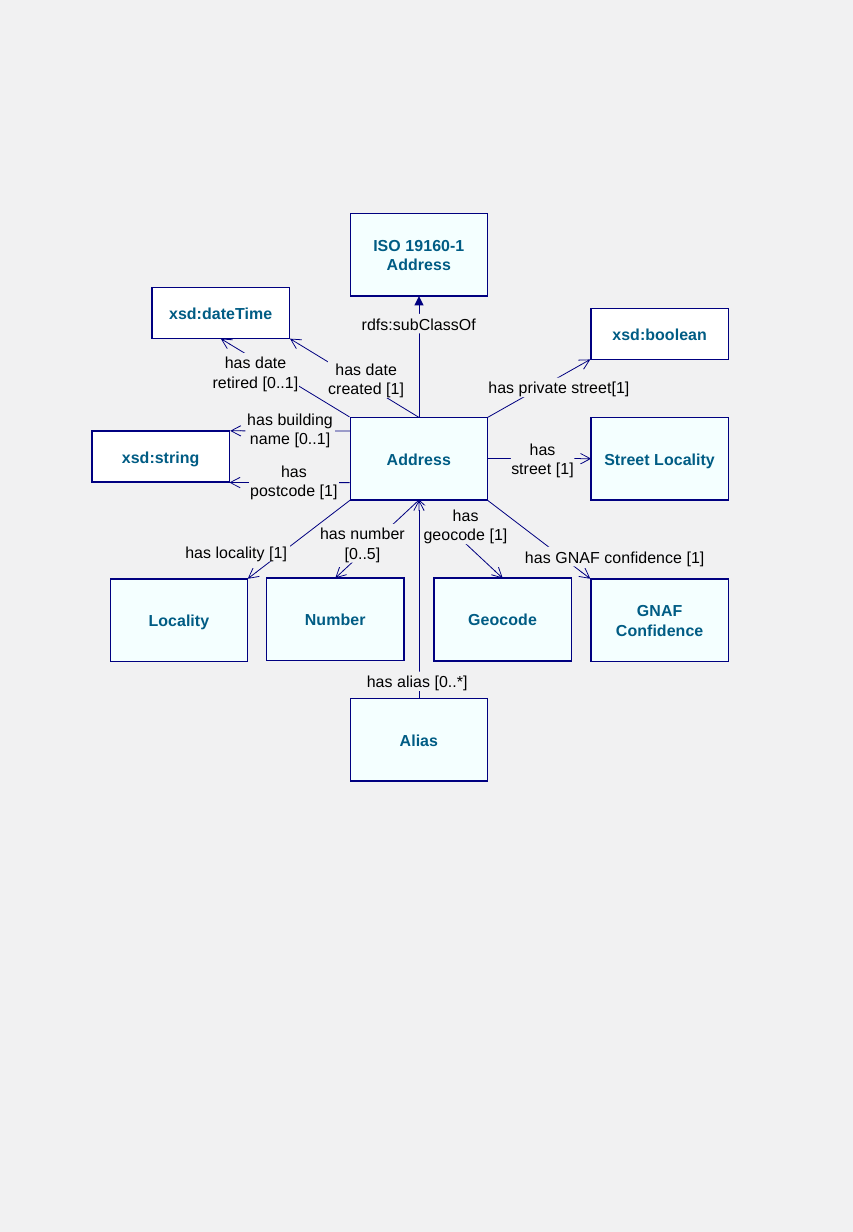
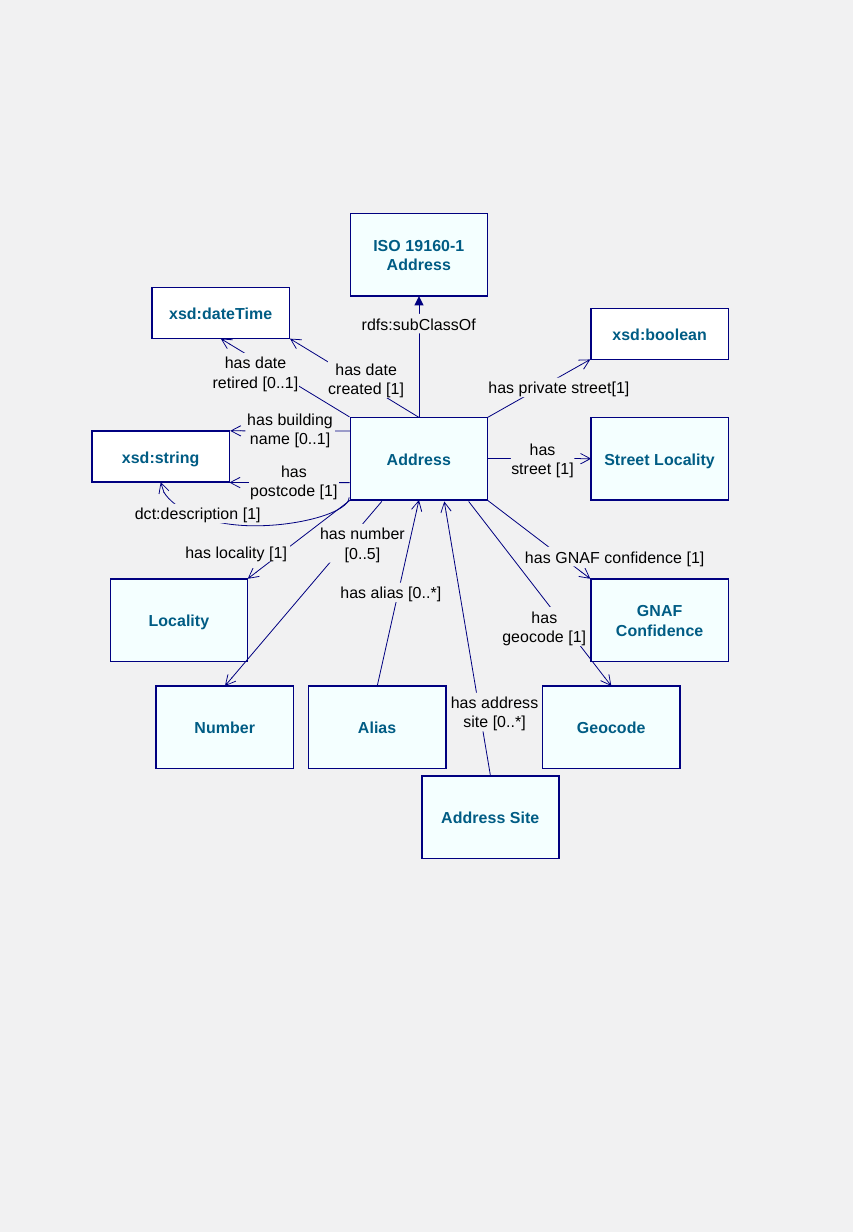
Before and after one commit to AGLDWG/gnaf-ont, a slide deck: slide 3 of docs/diagrams.pptx. Drawn at 853x1232 pixels with LibreOffice and Linux fonts; fonts in the diff are those of the drawing. Boxes give left, top, right and bottom in pixels: in the first picture for what was removed or moved away, otherwise in the second. Text is boxed around its words. In the diff, an @@ line names an element or a change of style, - is before the commit and + after.

```diff
--- a/docs/diagrams.pptx
+++ b/docs/diagrams.pptx
@@ text added at [135, 507, 261, 523], 10.1 pt, text #000000 @@
+dct:description [1]
@@ curved arrow added from (349, 497) to (160, 482), #000080 0.5 pt @@
@@ arrow moved from (419, 500) - (336, 578) to (382, 502) - (225, 686) @@
@@ arrow moved from (419, 698) - (419, 500) to (378, 686) - (419, 500) @@
@@ arrow added from (490, 776) to (445, 502), #000080 0.5 pt @@
@@ arrow moved from (419, 500) - (503, 578) to (469, 502) - (612, 686) @@
@@ text "has alias [0..*]": place and size @@
-text "has alias [0..*]" at [367, 675, 468, 691]
+text "has alias [0..*]" at [340, 586, 441, 602]
@@ text "has geocode [1]" rewrapped from [423, 505, 508, 544] to [502, 611, 586, 646] @@
@@ rectangle "Number": place and size @@
-rectangle "Number" at [267, 578, 405, 661]
+rectangle "Number" at [156, 686, 293, 769]
@@ rectangle "Alias": place and size @@
-rectangle "Alias" at [350, 698, 488, 781]
+rectangle "Alias" at [308, 686, 446, 769]
@@ rectangle "Geocode": place and size @@
-rectangle "Geocode" at [434, 578, 572, 661]
+rectangle "Geocode" at [543, 686, 680, 769]
@@ rectangle added at [450, 693, 539, 731], fill #F1F1F2, 10.1 pt, text #000000 @@
+has address
+site [0..*]
@@ rectangle added at [422, 776, 560, 859], fill #F4FFFF, outline #000080 1 pt, 10.1 pt, text #005C84, bold @@
+Address Site
```
Also in this commit, not shown: 2 other slides changed, 8 other files.
